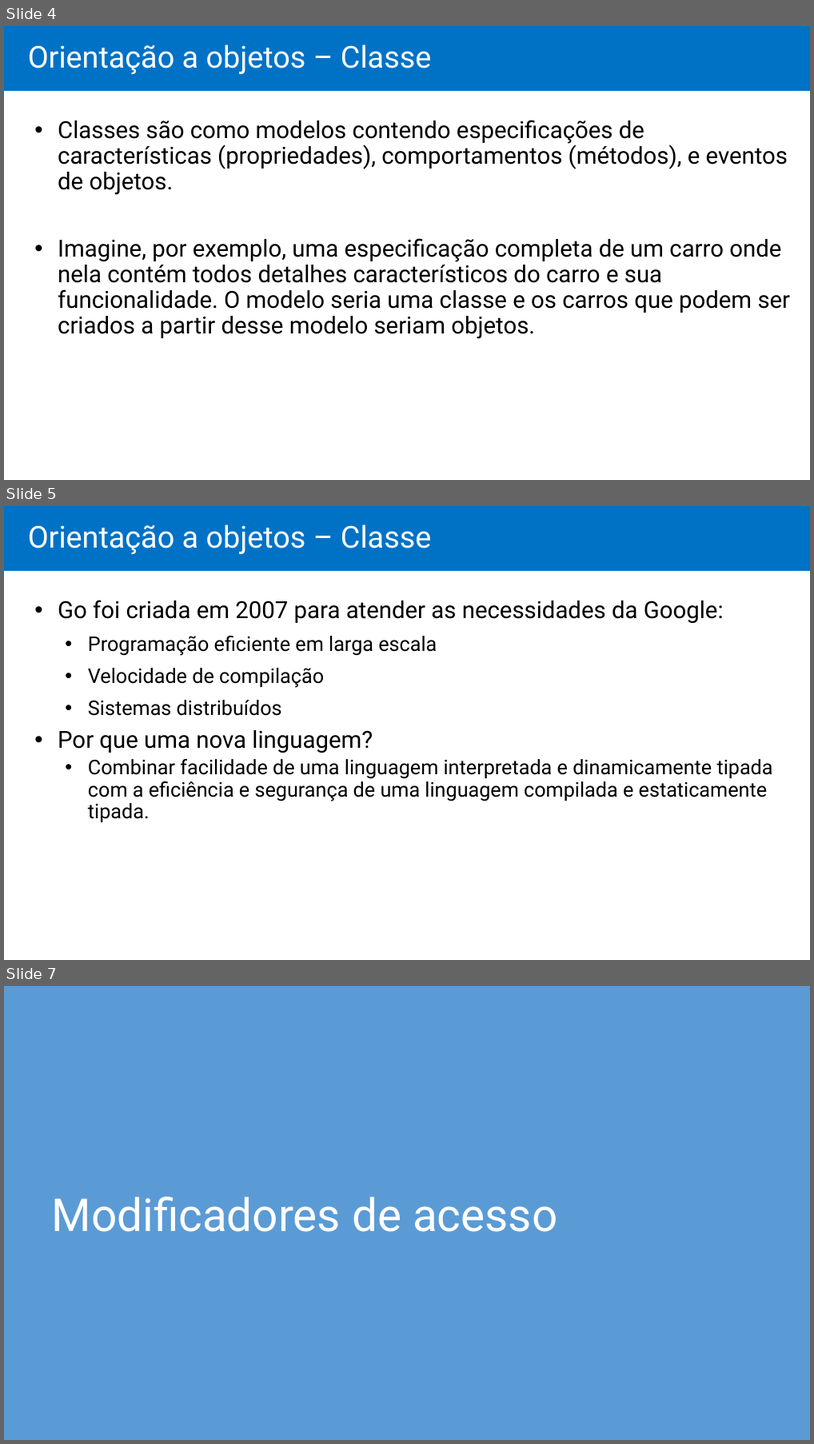
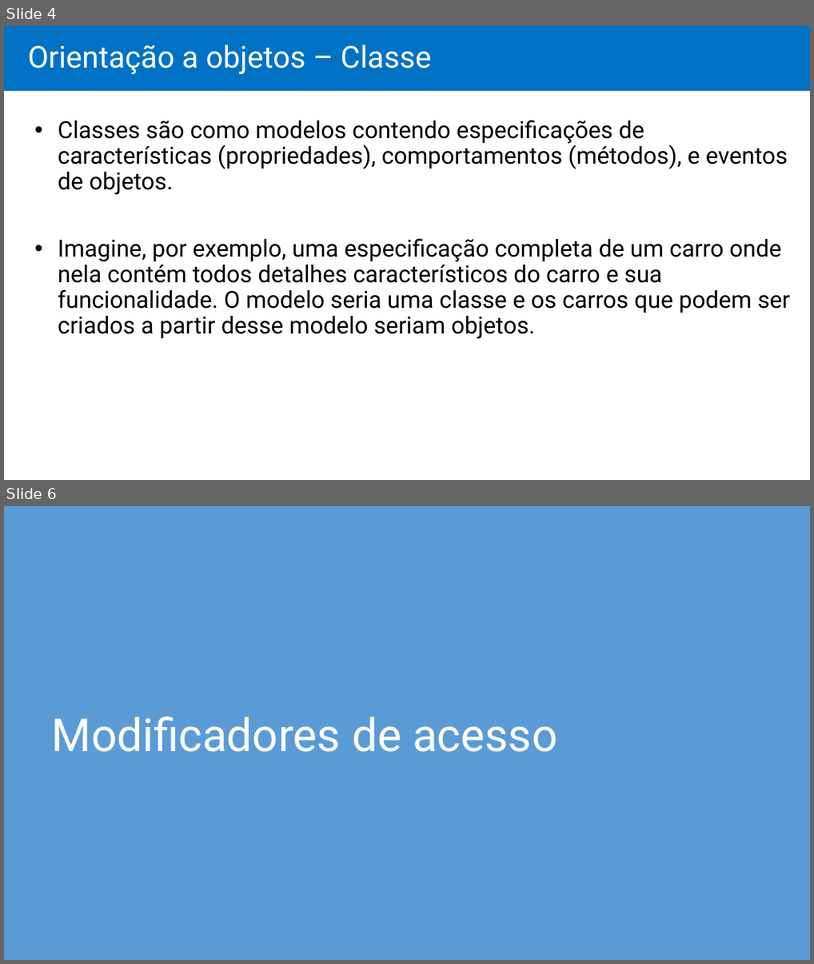
Before and after one commit to igorcadelima/curso-webdesign, a slide deck: asp.net/aula03/aula03.pptx. Shown one above the other, each under a label of ours: slides 4, 5 and 7 before the commit, slides 4 and 6 after it; the slides between them are not shown. The pictures are 814x1444 and 814x964 pixels, drawn with LibreOffice and Linux fonts; fonts in the diff are those of the drawing. Boxes give left, top, right and bottom in pixels: in the first picture for what was removed or moved away, otherwise in the second. Text is boxed around its words. In the diff, an @@ line names an element or a change of style, - is before the commit and + after.

```diff
--- a/asp.net/aula03/aula03.pptx
+++ b/asp.net/aula03/aula03.pptx
@@ slide 5 removed at (4,506,810,960), background #FFFFFF @@
@@ rectangle removed at (4,506,810,571) @@
-Orientação a objetos – Classe
@@ text removed at (58,600,774,822) @@
-• Go foi criada em 2007 para atender as necessidades da Google:
-  • Programação eficiente em larga escala
-  • Velocidade de compilação
-  • Sistemas distribuídos
-• Por que uma nova linguagem?
-  • Combinar facilidade de uma linguagem interpretada e dinamicamente tipada com a eficiência e segurança de uma linguagem compilada e estaticamente tipada.
@@ what was slide 7 is now slide 6 @@
```
Also in this commit, not shown: 3 slides changed, 2 slides added, 1 other slide removed.
